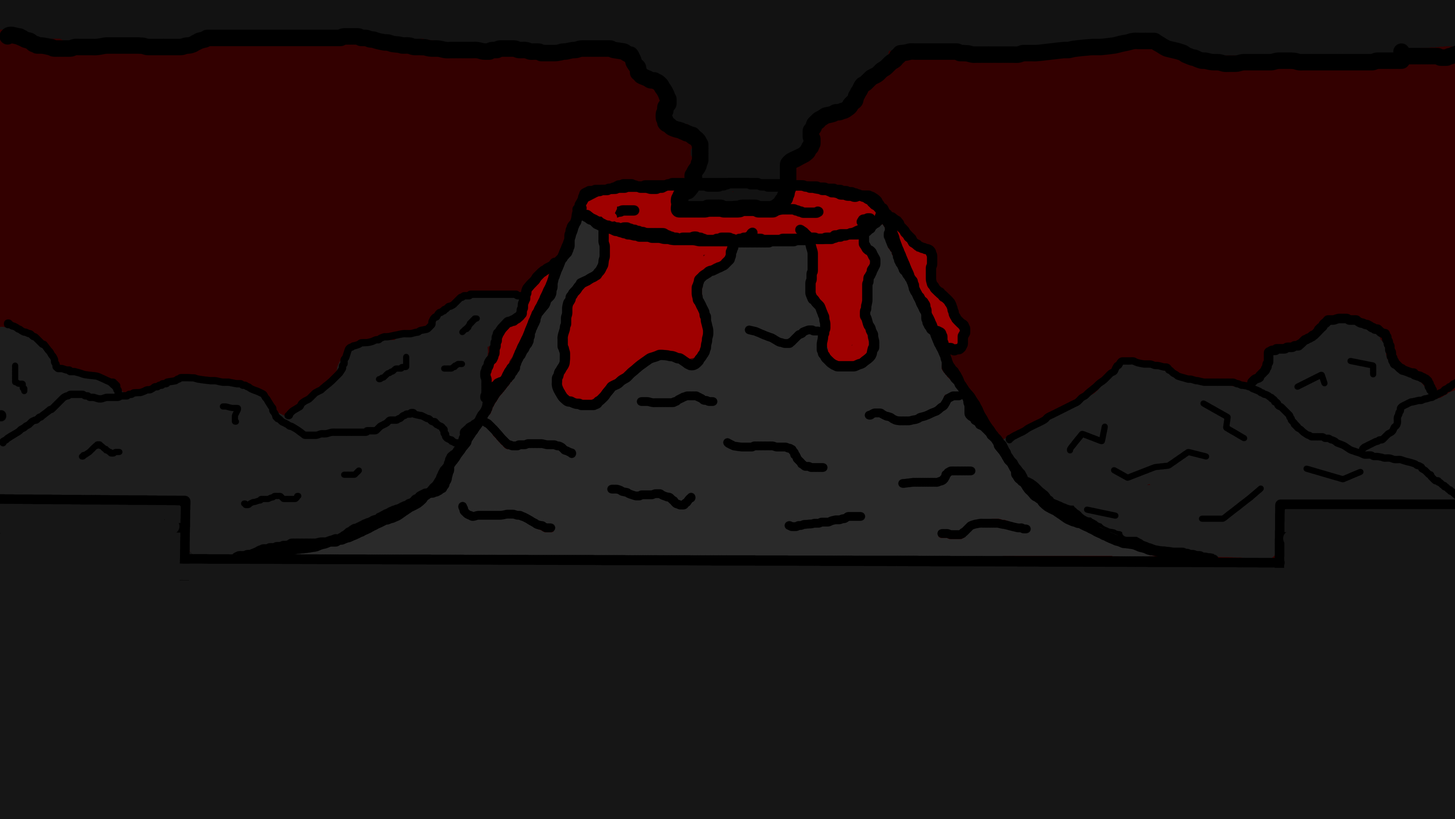
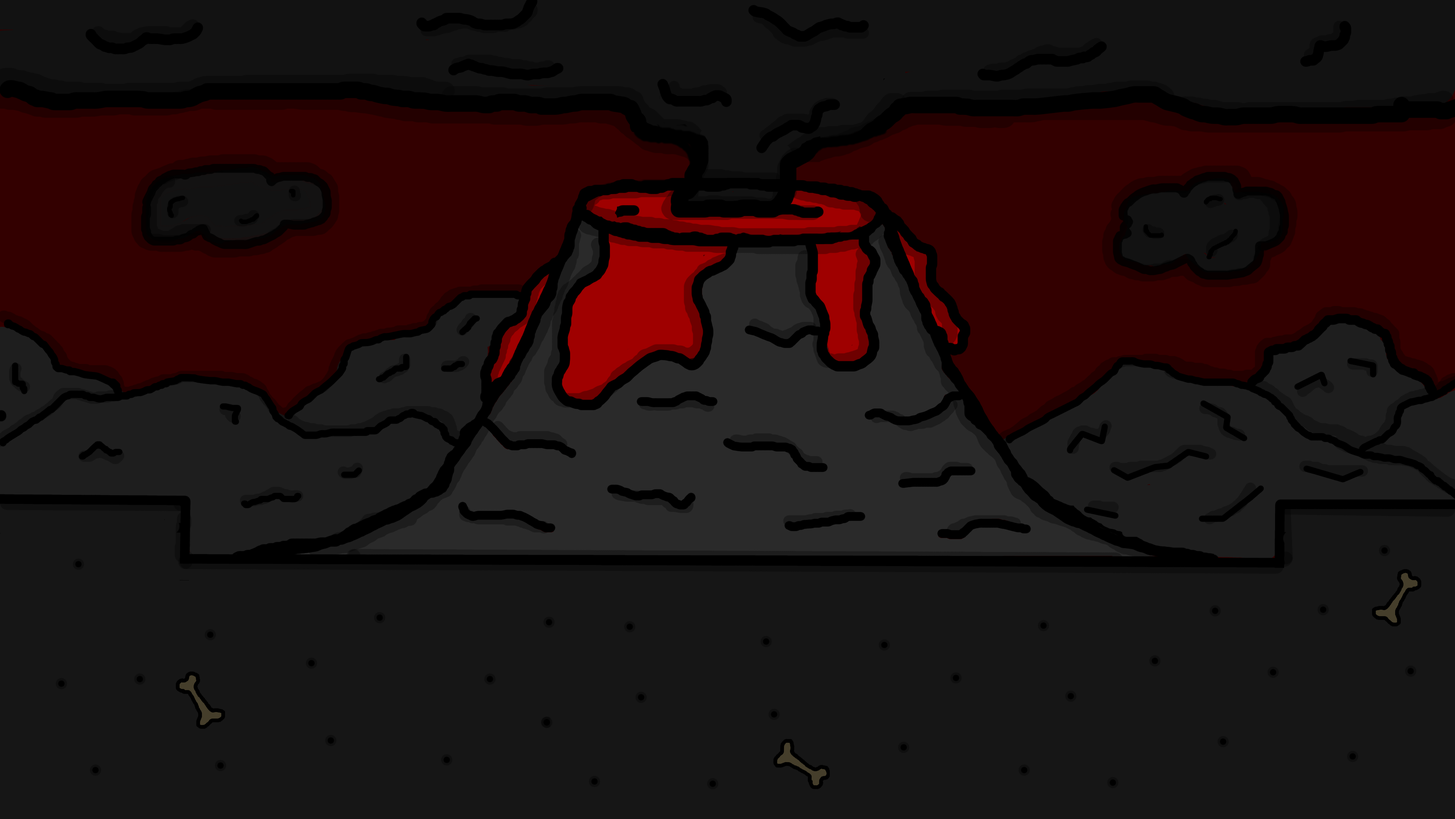
Before/after of a w=1455, h=819 layered artwork. What changed in the layer stack:
added layer "shadows" above "accessory" over [0, 3, 1455, 790]
added layer "accessory" above "level outline" over [175, 568, 1422, 790]
painted on "level outline" over [0, 0, 1455, 280]
painted on "volcano outline" over [743, 206, 876, 237]
painted on "volcano color" over [0, 29, 1455, 273]
